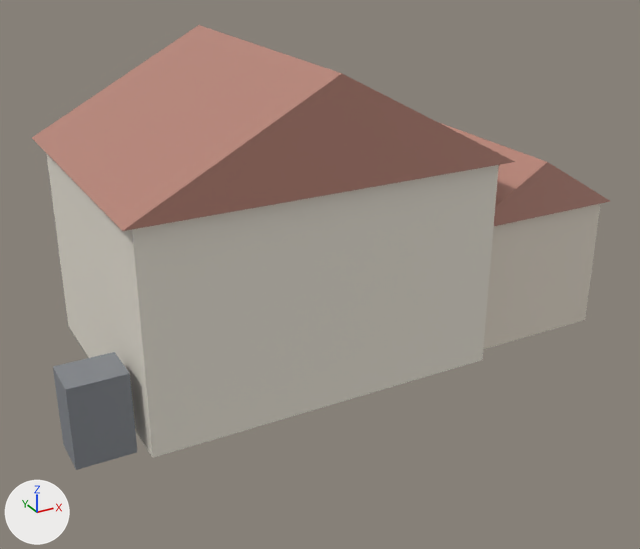
Two versions of the glTF model frontend/public/models/microgrid_hub.glb, one commit apart.
Before and after are seen from a 50 mm camera at (-10.08, -21.61, 12.66) aimed at (1.0, -1.47, 2.59). Lighting does not change. The marker at lower left points along +X, +Y and +Z. The first picture is the older version. Where no turn or scale is listed for an object, it has been applied to the vertices.

Objects in the first picture: 'microgrid_hub_part_0', 'microgrid_hub_part_1', 'microgrid_hub_part_2', 'microgrid_hub_part_3', 'microgrid_hub_part_4'.
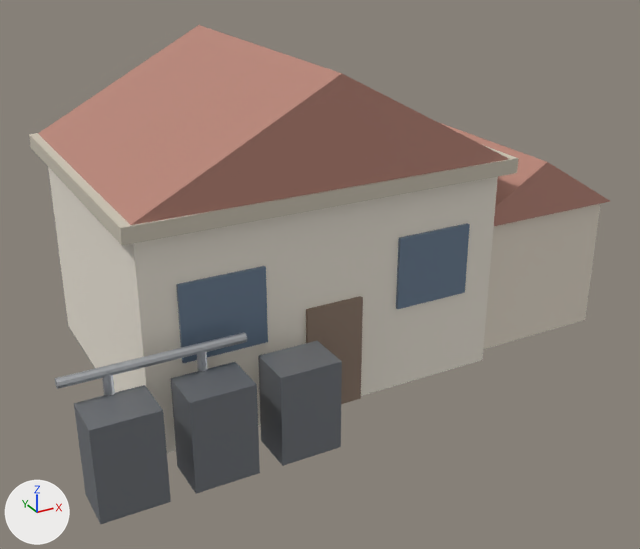
Diff of the bpy script that builds the scene:
```diff
--- a/frontend/public/models/microgrid_hub.glb.py
+++ b/frontend/public/models/microgrid_hub.glb.py
@@ me_microgrid_hub_part_0 @@
 me_microgrid_hub_part_0.from_pydata(...)  # 8 vertices, 12 faces; spans x -5.0..5.0, y -4.0..4.0, z 0.0..6.0
-me_microgrid_hub_part_0.materials.append(mat_defaultmaterial)
+# me_microgrid_hub_part_0 part 1: vertex colours changed
+me_microgrid_hub_part_0.materials.append(mat_wall)  # white #eee7da
@@ me_microgrid_hub_part_1 @@
 me_microgrid_hub_part_1.from_pydata(...)  # 6 vertices, 8 faces; spans x -5.3..5.3, y -4.3..4.3, z 6.0..8.8
-me_microgrid_hub_part_1.materials.append(mat_defaultmaterial_001)
+# me_microgrid_hub_part_1 part 2: vertex colours changed
+me_microgrid_hub_part_1.materials.append(mat_roof)  # beige #b88476
@@ me_microgrid_hub_part_3 @@
 me_microgrid_hub_part_3.from_pydata(...)  # 6 vertices, 8 faces; spans x 4.3..9.7, y -3.7..1.7, z 4.0..5.6
+# me_microgrid_hub_part_3 part 3: vertex colours changed
 me_microgrid_hub_part_3.materials.append(mat_defaultmaterial_003)
@@ ob_microgrid_hub_part_4 @@
-ob_microgrid_hub_part_4 = bpy.data.objects.new('microgrid_hub_part_4', me_microgrid_hub_part_4)
@@ ob_conduit_run @@
+ob_conduit_run = bpy.data.objects.new('conduit_run', me_conduit_run)  # 22 vertices, 40 faces; spans x -7.1..-2.7, y -4.67..-4.43, z 2.84..3.06; in mat_conduit (light grey #c2c5ca)
+ob_conduit_run.location = (0.0, 0.0, 0.0)
@@ ob_conduit_2 @@
+ob_conduit_2 = bpy.data.objects.new('conduit_2', me_conduit_2)  # 22 vertices, 40 faces; spans x -3.92..-3.68, y -4.66..-4.44, z 0.0..3.0; in mat_conduit (light grey #c2c5ca)
+ob_conduit_2.location = (0.0, 0.0, 0.0)
@@ ob_conduit @@
+ob_conduit = bpy.data.objects.new('conduit', me_conduit)  # 22 vertices, 40 faces; spans x -6.12..-5.88, y -4.66..-4.44, z 0.0..3.0; in mat_conduit (light grey #c2c5ca)
+ob_conduit.location = (0.0, 0.0, 0.0)
@@ ob_cabinet_3 @@
+ob_cabinet_3 = bpy.data.objects.new('cabinet_3', me_cabinet_3)  # a box spanning x -2.4..-0.8, y -5.8..-4.6, z 0.0..2.4; in mat_cabinet (grey #84888e)
+ob_cabinet_3.location = (0.0, 0.0, 0.0)
@@ ob_cabinet_2 @@
+ob_cabinet_2 = bpy.data.objects.new('cabinet_2', me_cabinet_2)  # a box spanning x -4.6..-3.0, y -5.8..-4.6, z 0.0..2.4; in mat_cabinet (grey #84888e)
+ob_cabinet_2.location = (0.0, 0.0, 0.0)
@@ ob_cabinet @@
+ob_cabinet = bpy.data.objects.new('cabinet', me_cabinet)  # a box spanning x -6.8..-5.2, y -5.8..-4.6, z 0.0..2.4; in mat_cabinet (grey #84888e)
+ob_cabinet.location = (0.0, 0.0, 0.0)
@@ ob_door @@
+ob_door = bpy.data.objects.new('door', me_door)  # a box spanning x -0.8..0.8, y -4.1..-3.96, z 0.0..3.0; in mat_door (brown #937e6e)
+ob_door.location = (0.0, 0.0, 0.0)
@@ ob_window_2 @@
+ob_window_2 = bpy.data.objects.new('window_2', me_window_2)  # a box spanning x 1.9..4.1, y -4.09..-3.97, z 2.4..4.4; in mat_window (blue #71849a)
+ob_window_2.location = (0.0, 0.0, 0.0)
@@ ob_window @@
+ob_window = bpy.data.objects.new('window', me_window)  # a box spanning x -4.1..-1.9, y -4.09..-3.97, z 2.4..4.4; in mat_window (blue #71849a)
+ob_window.location = (0.0, 0.0, 0.0)
@@ ob_fascia @@
+ob_fascia = bpy.data.objects.new('fascia', me_fascia)  # a box spanning x -5.35..5.35, y -4.35..4.35, z 5.7..6.1; in mat_trim (light grey #ccc4b4)
+ob_fascia.location = (0.0, 0.0, 0.0)
```

What differs and where, as boxes [x1, y1, x2, y2] in the pictures (640 x 549 px):
'cabinet', added
    after: [74, 385, 171, 524]
'cabinet_2', added
    after: [170, 362, 260, 494]
'fascia', added
    after: [29, 133, 519, 246]
'cabinet_3', added
    after: [258, 341, 342, 466]
'microgrid_hub_part_4', deleted
    before: [53, 352, 137, 470]
'window', added (blue)
    after: [176, 266, 268, 363]
'window_2', added (blue)
    after: [396, 223, 470, 309]
'door', added (brown)
    after: [306, 296, 363, 404]
'conduit_run', added
    after: [55, 332, 247, 389]
'conduit', added (mostly hidden)
    after: [102, 371, 115, 396]
'conduit_2', added (mostly hidden)
    after: [197, 348, 208, 371]
